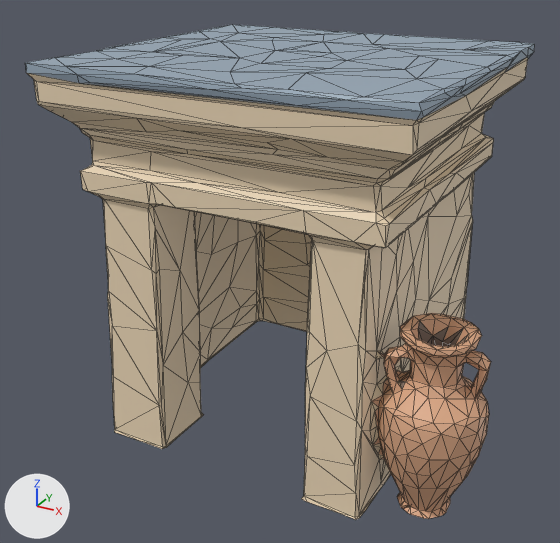
The glTF model docs/univers/archipeo/batiments/modeles/6e-batiment-musee-de-silex/final-3000.glb, before and after one commit.
Rendered twice from a camera (50 mm lens) standing at (0.767, -1.479, 1.077) and looking at (-0.009, -0.068, 0.371). Arrows for +X, +Y and +Z are at lower left; the lights stay in place. The first picture is the older version. Mesh edges are drawn as thin lines. Vertices at exactly the same position are counted once.

The older version as bpy lines, for what is in view:
```python
me_geometry_0 = bpy.data.meshes.new('geometry_0')
me_geometry_0.from_pydata(...)  # 1396 vertices, 2651 faces; spans x -0.401..0.516, y -0.382..0.373, z 0.0..0.847
me_geometry_0.materials.append(mat_defaultmaterial)
ob_geometry_0 = bpy.data.objects.new('geometry_0', me_geometry_0)
ob_geometry_0.location = (0.0, 0.0, 0.0)
```
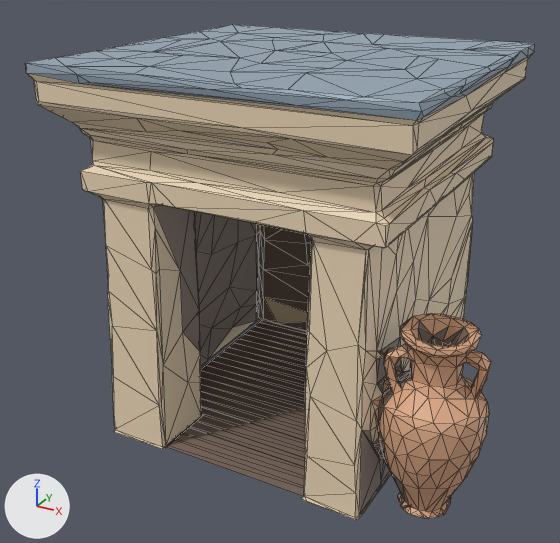
What changed in the scene script:
```text
Change me_geometry_0:
    used by ob_geometry_0; location = (0.0, 0.0, 0.0)
    remove me_geometry_0.from_pydata(...)  # 1396 vertices, 2651 faces; spans x -0.401..0.516, y -0.382..0.373, z 0.0..0.847
    add me_geometry_0.from_pydata(...)  # 1459 vertices, 2862 faces; spans x -0.401..0.516, y -0.382..0.373, z 0.0..0.847
    me_geometry_0 part 1: a new loose piece of 51 vertices spanning x -0.286..0.316, y -0.324..0.335, z 0.003, in mat_defaultmaterial
    me_geometry_0 part 2: 890 kept faces spanning x -0.299..0.492, y -0.322..0.334, z 0.0..0.583 get new vertex colours; the middle colour goes from beige #edd8b8 to brown #837166
    other edits to the shape of me_geometry_0 do not show in these pictures
```

Where the change shows, as pixel boxes (x1, y1, x2, y2) in the pictures (560 x 543 px):
part 1 of me_geometry_0, added (brown)
    after: (166, 320, 307, 496)
part 2 of me_geometry_0, recoloured (darker)
    both: (154, 205, 477, 515)
